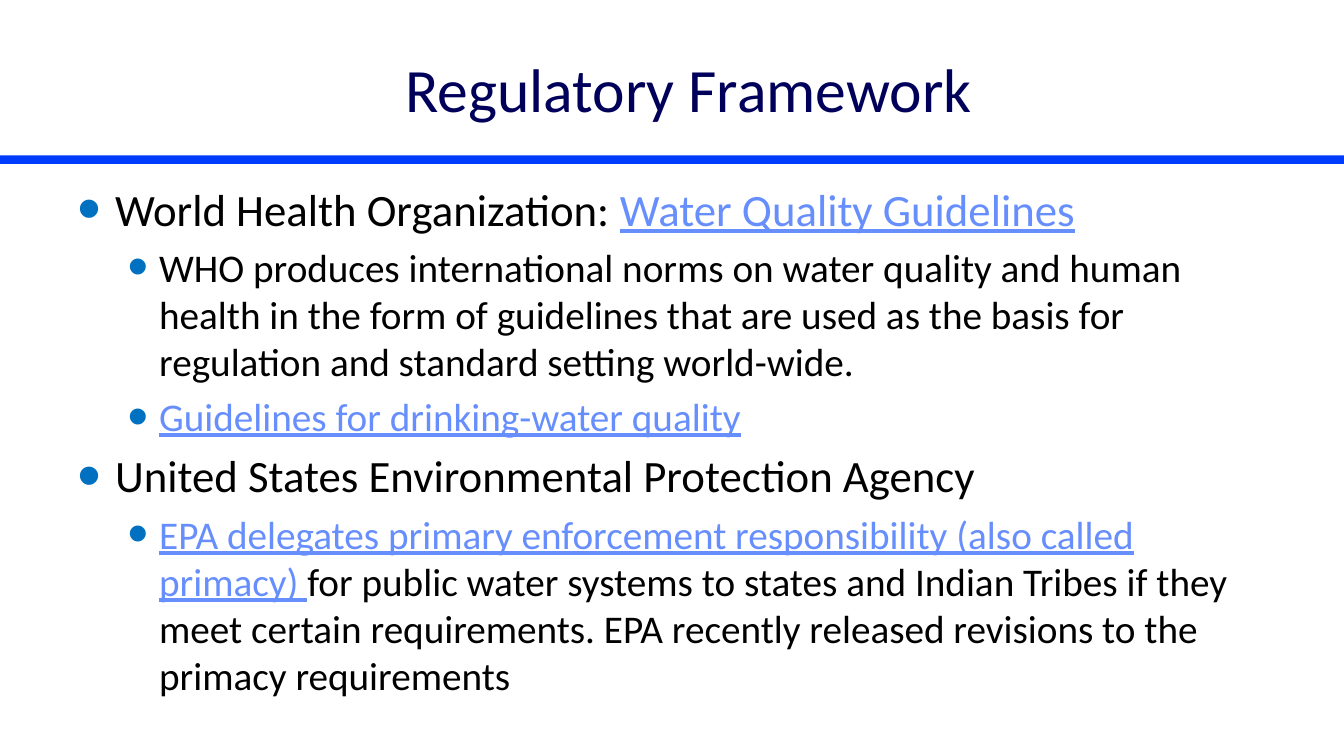
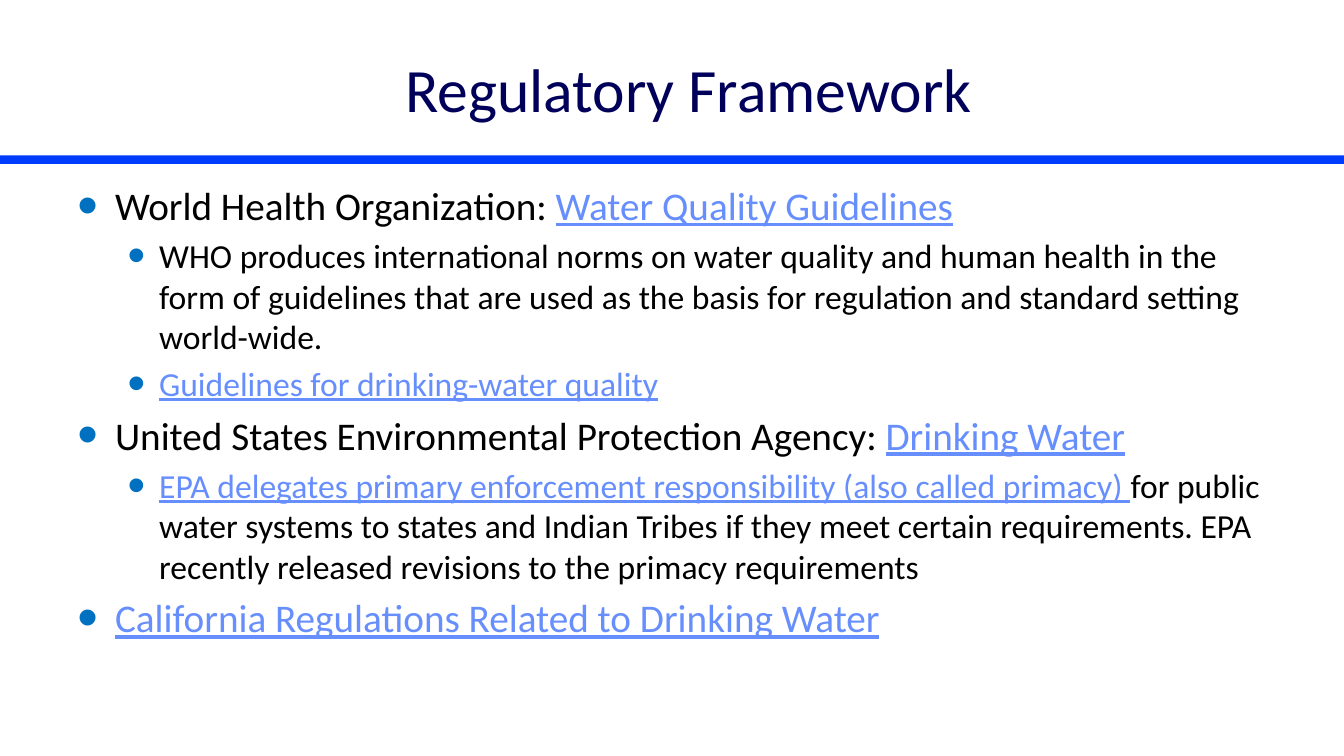
Before and after one commit to monroews/CEE4590, a slide deck: slide 2 of Lectures/Water Quality.pptx. Drawn at 1344x756 pixels with LibreOffice and Linux fonts; fonts in the diff are those of the drawing. Boxes give left, top, right and bottom in pixels: in the first picture for what was removed or moved away, otherwise in the second. Text is boxed around its words. In the diff, an @@ line names an element or a change of style, - is before the commit and + after.

Commit message:
update lectures

```diff
--- a/Lectures/Water Quality.pptx
+++ b/Lectures/Water Quality.pptx
@@ text at <box>115,192,1260,585</box>: size 32 to 28 pt in "World Health Organization: Water Quality Guidelines"; size 28 to 24 pt in "WHO produces international norms on water quality ...", "Guidelines for drinking-water quality", "EPA delegates primary enforcement responsibility (also calle ..." @@
@@ text at <box>115,422,1125,457</box>: text changed; size 32 to 28 pt @@
-• United States Environmental Protection Agency
+• United States Environmental Protection Agency: Drinking Water
@@ text at <box>115,605,880,639</box>: paragraph added @@
+• California Regulations Related to Drinking Water
```
Also in this commit, not shown: 1 other slide changed, 1 slide added, 1 other file.
